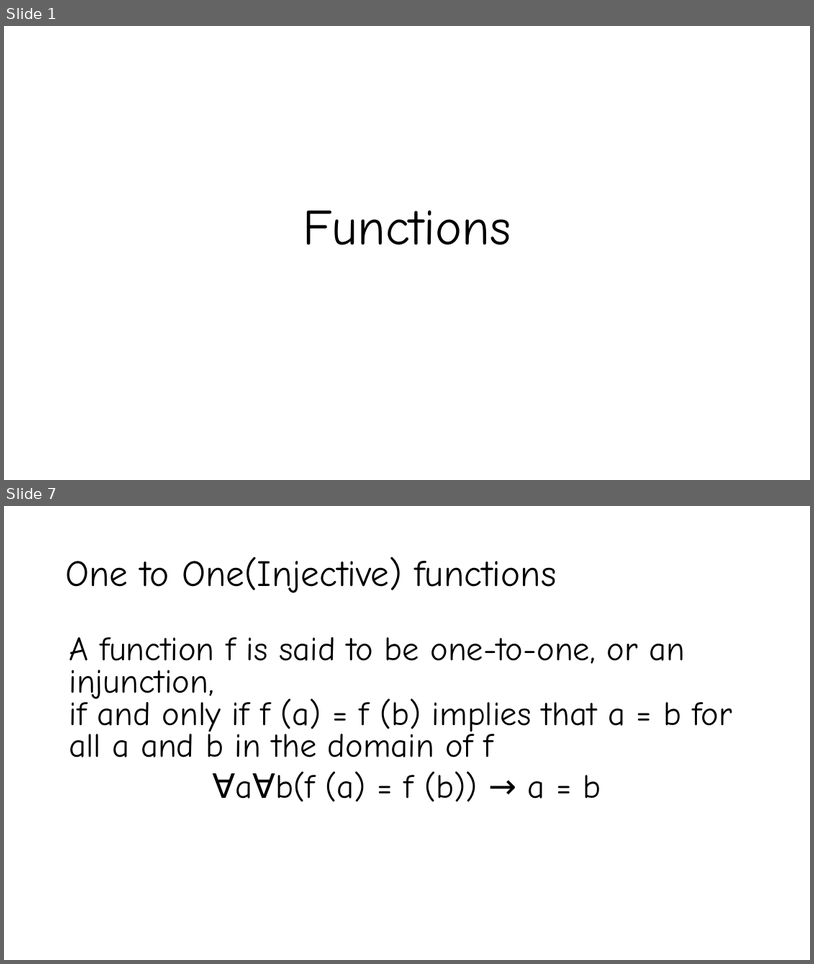
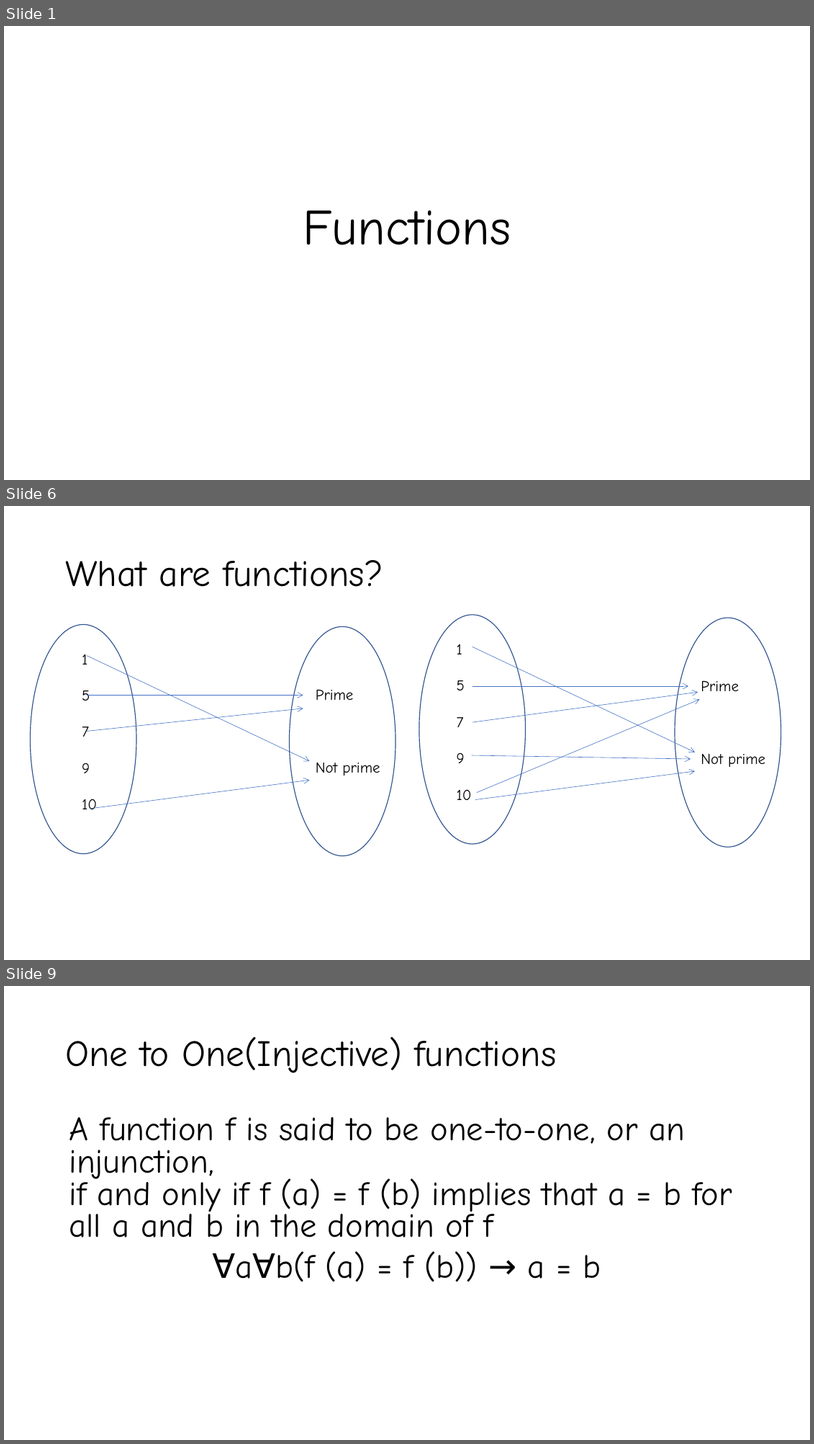
Before and after one commit to YeasirRayhanPrince/yeasirrayhanprince.github.io, a slide deck: cse106/slides/Lecture5.pptx. Shown one above the other, each under a label of ours: slides 1 and 7 before the commit, slides 1, 6 and 9 after it; the slides between them are not shown. The pictures are 814x964 and 814x1444 pixels, drawn with LibreOffice and Linux fonts; fonts in the diff are those of the drawing. Boxes give left, top, right and bottom in pixels: in the first picture for what was removed or moved away, otherwise in the second. Text is boxed around its words. In the diff, an @@ line names an element or a change of style, - is before the commit and + after.

```diff
--- a/cse106/slides/Lecture5.pptx
+++ b/cse106/slides/Lecture5.pptx
@@ slide 6 added at (4,506,810,960), background #FFFFFF @@
@@ title added at (65,560,383,587), 44 pt, text #000000 @@
+What are functions?
@@ ellipse added at (30,625,136,854), outline #325491 1 pt @@
@@ ellipse added at (290,626,396,856), outline #325491 1 pt @@
@@ ellipse added at (419,615,526,844), outline #325491 1 pt @@
@@ ellipse added at (676,618,782,847), outline #325491 1 pt @@
@@ text added at (82,654,90,773), 18 pt, text #000000 @@
+1
+5
+7
+9
+10
@@ arrow added from (87, 656) to (309, 762), #4472C4 0.5 pt @@
@@ text added at (457,644,472,800), 18 pt, text #000000 @@
+1
+5
+7
+9
+10
@@ arrow added from (473, 647) to (695, 752), #4472C4 0.5 pt @@
@@ arrow added from (87, 695) to (304, 695), #4472C4 0.5 pt @@
@@ text added at (316,689,380,775), 18 pt, text #000000 @@
+Prime
+Not prime
@@ arrow added from (473, 686) to (689, 686), #4472C4 0.5 pt @@
@@ arrow added from (473, 722) to (699, 692), #4472C4 0.5 pt @@
@@ arrow added from (477, 792) to (700, 699), #4472C4 0.5 pt @@
@@ text added at (701,680,766,767), 18 pt, text #000000 @@
+Prime
+Not prime
@@ arrow added from (87, 731) to (304, 708), #4472C4 0.5 pt @@
@@ arrow added from (471, 755) to (691, 759), #4472C4 0.5 pt @@
@@ arrow added from (90, 808) to (309, 780), #4472C4 0.5 pt @@
@@ arrow added from (476, 800) to (695, 771), #4472C4 0.5 pt @@
@@ what was slide 7 is now slide 9 @@
```
Also in this commit, not shown: 7 slides changed, 4 other slides added, 1 slide removed, 6 other files.
